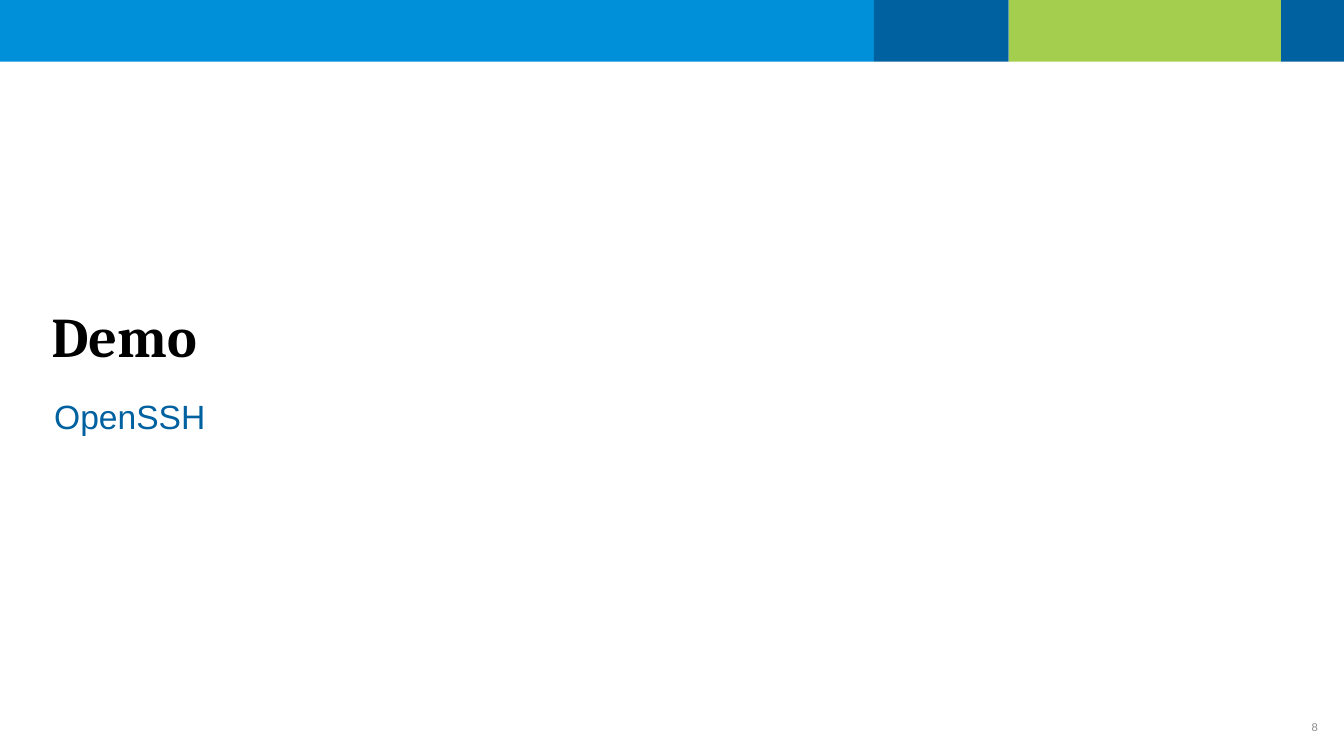
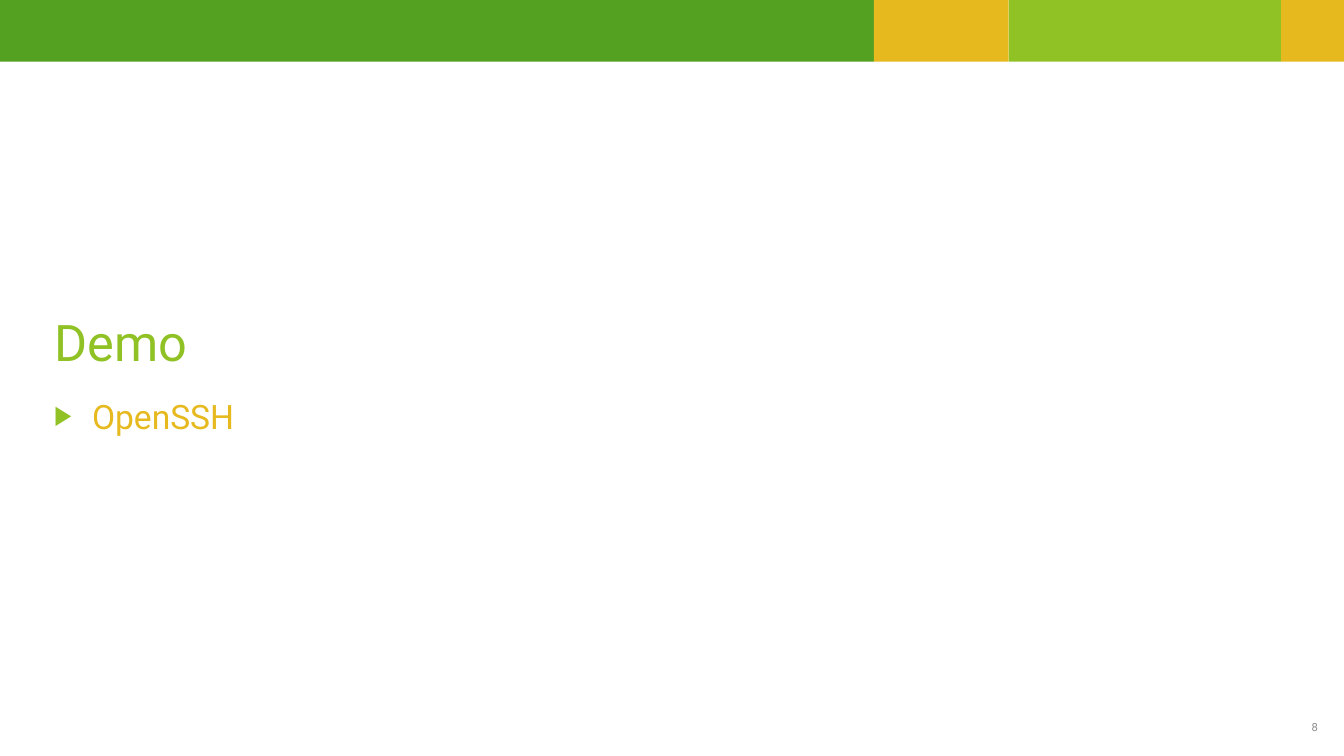
Before and after one commit to KevinLaux/ATOM, a slide deck: slide 8 of PowerShellCoreWhatandHow(Kevin_Laux).pptx. Drawn at 1344x756 pixels with LibreOffice and Linux fonts; fonts in the diff are those of the drawing; background and template pictures are left out. Boxes give left, top, right and bottom in pixels: in the first picture for what was removed or moved away, otherwise in the second. Text is boxed around its words. In the diff, an @@ line names an element or a change of style, - is before the commit and + after.

```diff
--- a/PowerShellCoreWhatandHow(Kevin_Laux).pptx
+++ b/PowerShellCoreWhatandHow(Kevin_Laux).pptx
@@ rectangle at [0, 0, 874, 62]: fill #0090DA to #54A021 @@
@@ rectangle at [874, 0, 1008, 62]: fill #0061A0 to #E6B91E @@
@@ rectangle at [1009, 0, 1282, 62]: fill #A3CE4E to #90C226 @@
@@ rectangle at [1281, 0, 1344, 62]: fill #0061A0 to #E6B91E @@
@@ title "Demo" at [55, 325, 188, 362]: size 30 to 27 pt, font Cambria to Roboto, text colour #000000 to #90C226, bold off; line spacing 0.9 to 1 @@
@@ text "OpenSSH" at [92, 404, 234, 436]: font Arial to Roboto, text colour #0061A0 to #E6B91E; bullet none to ▶; line spacing 1.4 to 1 @@
```
Also in this commit, not shown: 13 other slides changed.
